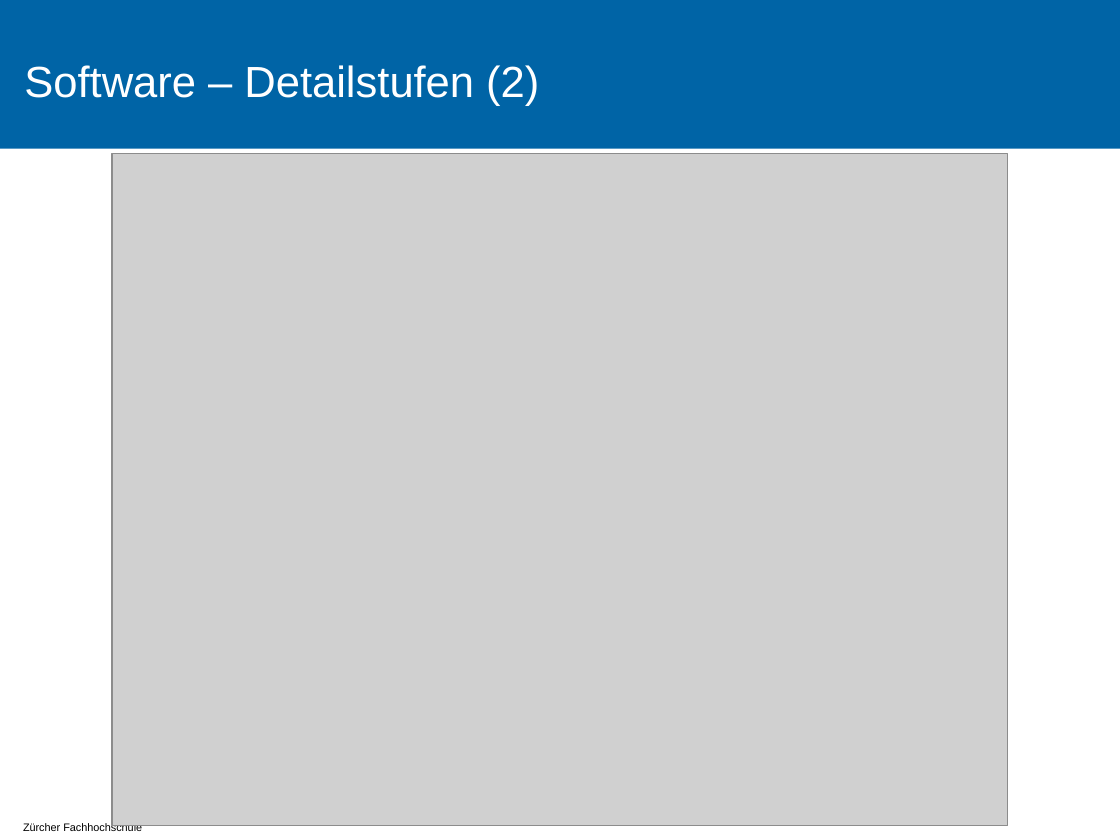
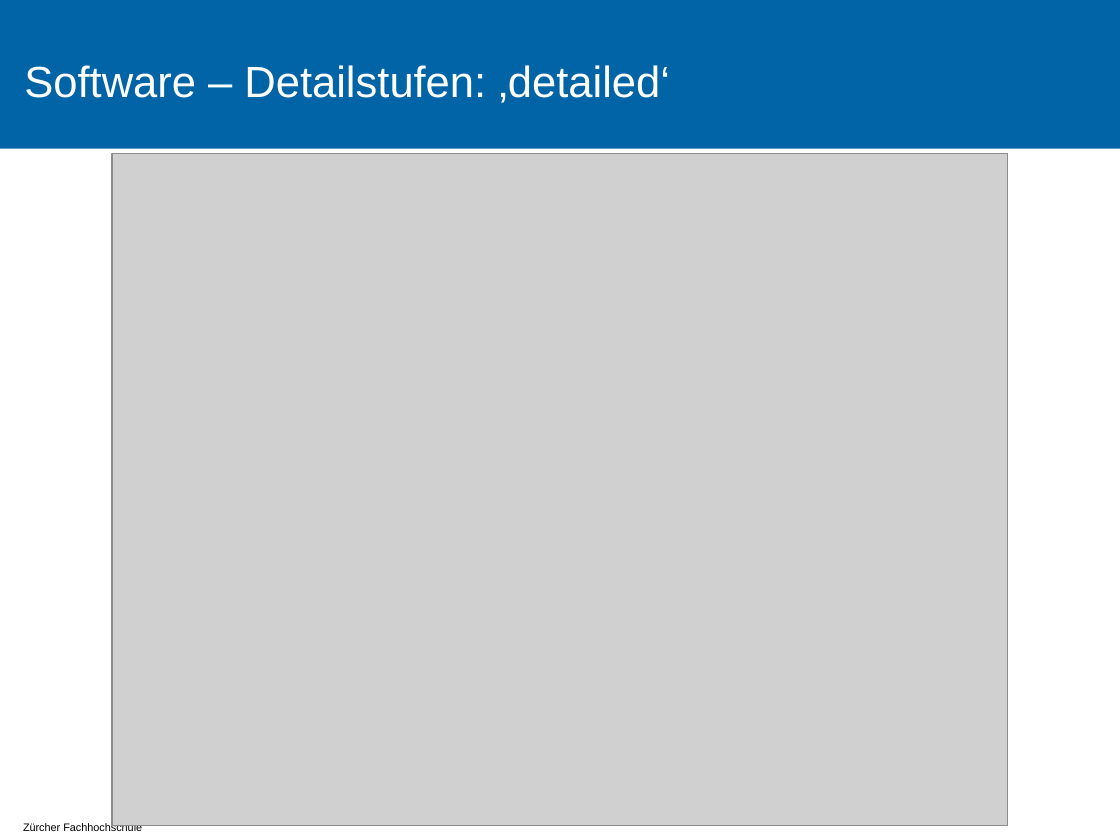
Before and after one commit to tokeller/WeKeBA, a slide deck: slide 17 of 9001_Praesentation/Praesentation.pptx (slide 19 before the commit). Drawn at 1120x840 pixels with LibreOffice and Linux fonts; fonts in the diff are those of the drawing; grey boxes stand for pictures; background and template pictures are left out. Boxes give left, top, right and bottom in pixels: in the first picture for what was removed or moved away, otherwise in the second. Text is boxed around its words. In the diff, an @@ line names an element or a change of style, - is before the commit and + after.

```diff
--- a/9001_Praesentation/Praesentation.pptx
+++ b/9001_Praesentation/Praesentation.pptx
@@ title at box(24, 65, 670, 103): text changed @@
-Software – Detailstufen (2)
+Software – Detailstufen: ‚detailed‘
```
Also in this commit, not shown: 12 other slides changed, 1 slide added, 2 slides removed, 3 other files.
